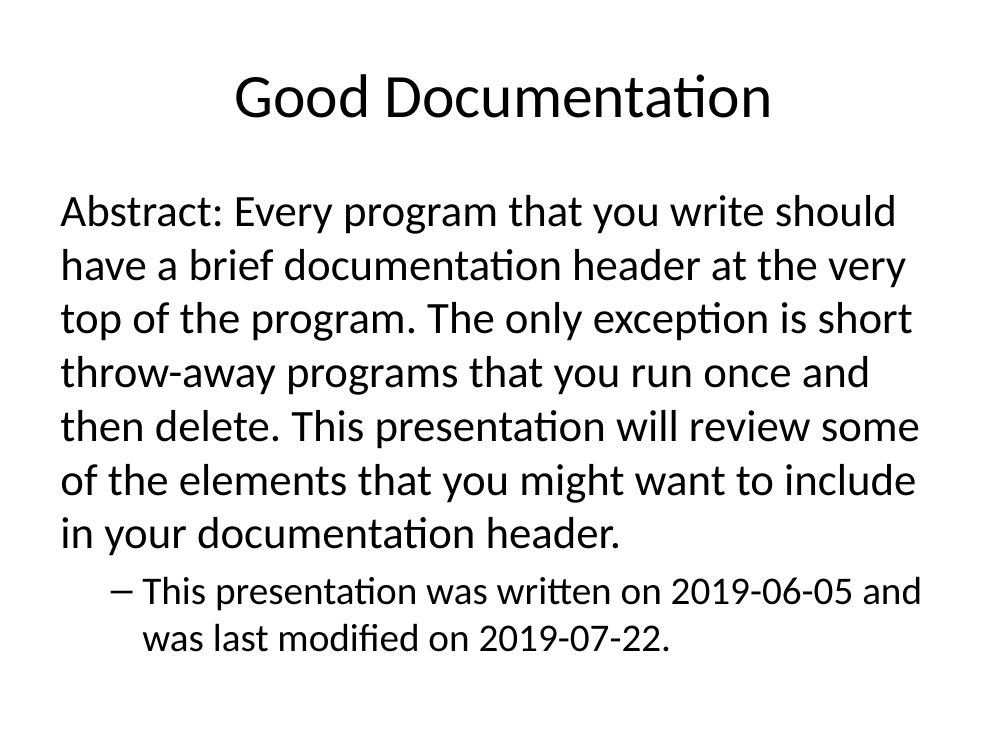
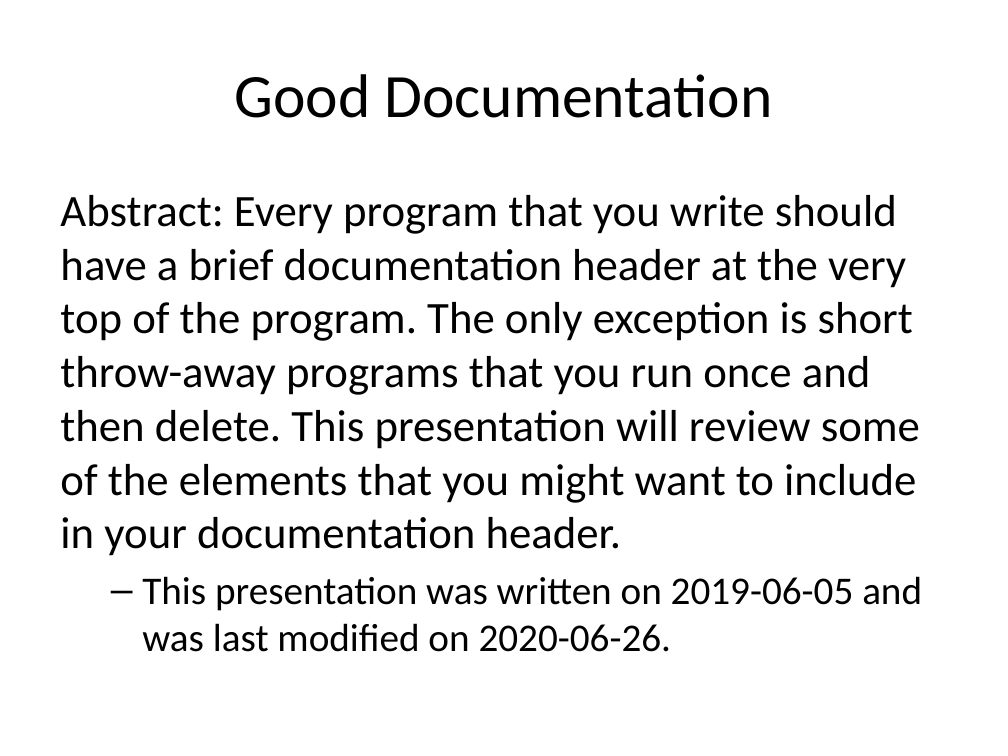
Before and after one commit to pmean/introduction-to-SAS, a slide deck: slide 2 of basics1/results/good-documentation.pptx. Drawn at 1008x756 pixels with LibreOffice and Linux fonts; fonts in the diff are those of the drawing. Boxes give left, top, right and bottom in pixels: in the first picture for what was removed or moved away, otherwise in the second. Text is boxed around its words. In the diff, an @@ line names an element or a change of style, - is before the commit and + after.

```diff
--- a/basics1/results/good-documentation.pptx
+++ b/basics1/results/good-documentation.pptx
@@ text at (x1=142, y1=576, x2=922, y2=652): text changed @@
-  – This presentation was written on 2019-06-05 and was last modified on 2019-07-22.
+  – This presentation was written on 2019-06-05 and was last modified on 2020-06-26.
```
Also in this commit, not shown: 1 other slide changed, 38 other files.
